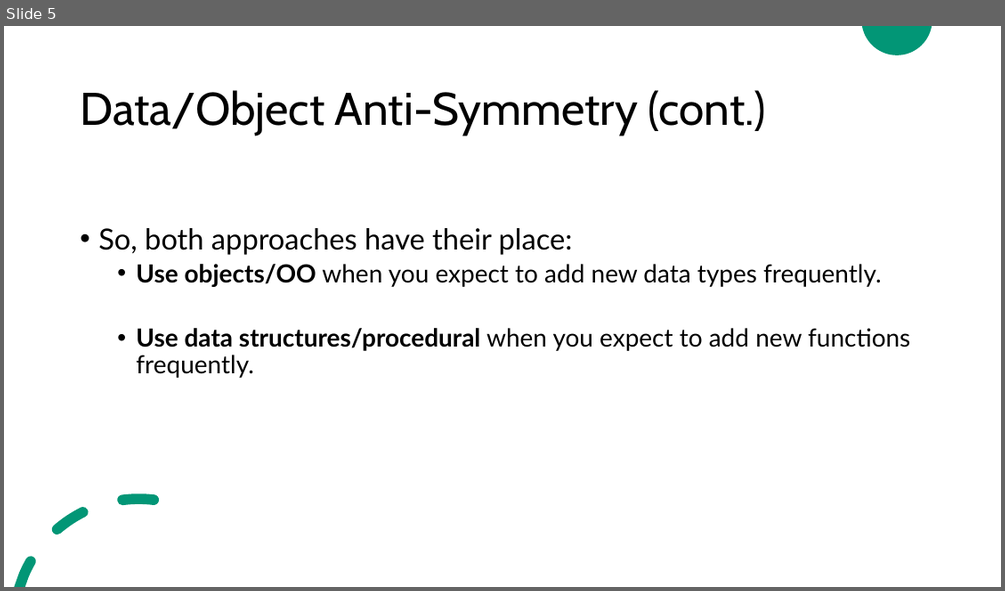
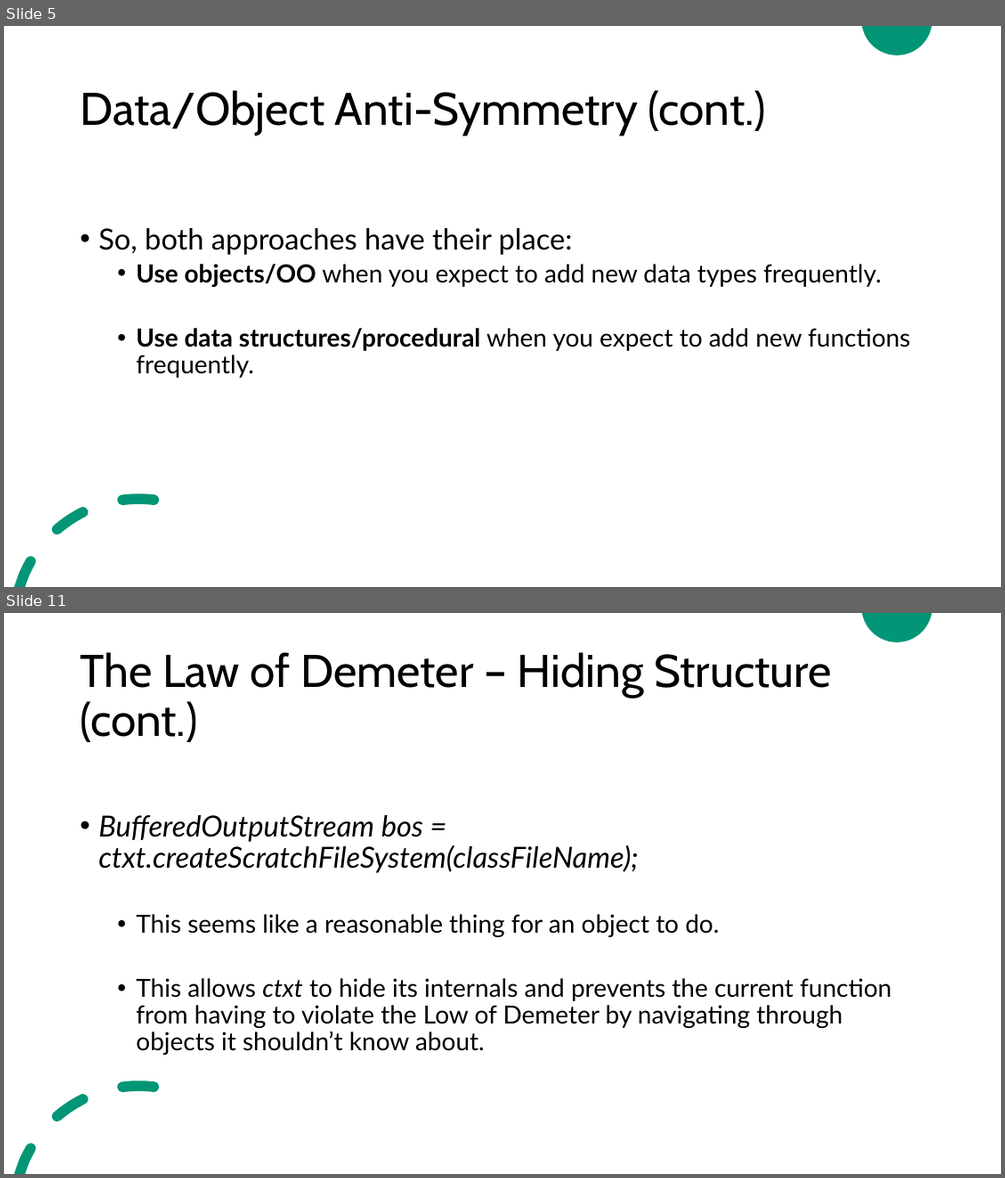
Before and after one commit to ZeinaZayed4/clean-code, a slide deck: Clean Code - Chapter 6.pptx. Shown one above the other, each under a label of ours: slide 5 before the commit, slides 5 and 11 after it; the slides between them are not shown. The pictures are 1005x591 and 1005x1178 pixels, drawn with LibreOffice and Linux fonts; fonts in the diff are those of the drawing. Boxes give left, top, right and bottom in pixels: in the first picture for what was removed or moved away, otherwise in the second. Text is boxed around its words. In the diff, an @@ line names an element or a change of style, - is before the commit and + after.

Commit message:
Update Clean Code - Chapter 6.pptx
Completed reading chapter 6 - objects and data structures

```diff
--- a/Clean Code - Chapter 6.pptx
+++ b/Clean Code - Chapter 6.pptx
@@ slide 11 added at <box>4,613,1001,1174</box>, background #FFFFFF; not listed: 2 template elements that a slide beside it also shows @@
@@ title added at <box>80,652,832,742</box>, 44 pt, text #000000 @@
+The Law of Demeter – Hiding Structure (cont.)
@@ text added at <box>98,815,891,1054</box>, 24 pt, text #000000 @@
+• BufferedOutputStream bos = ctxt.createScratchFileSystem(classFileName);
+  • This seems like a reasonable thing for an object to do.
+  • This allows ctxt to hide its internals and prevents the current function from having to violate the Low of Demeter by navigating through objects it shouldn’t know about.
```
Also in this commit, not shown: 7 other slides added.
